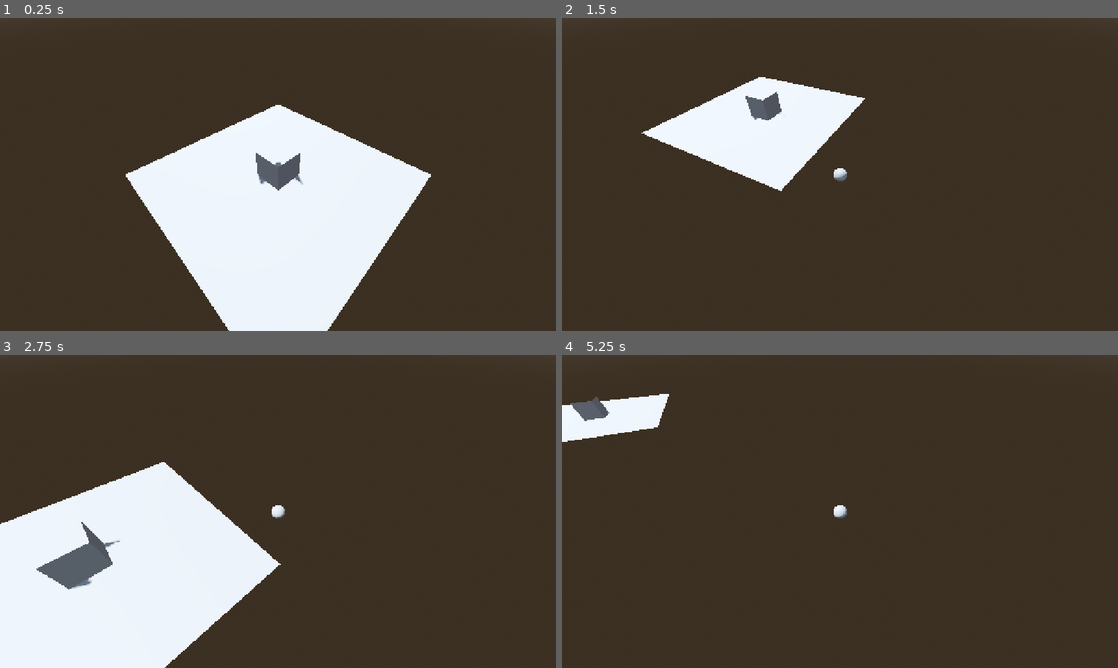
Above: before the commit, frames 1-4 (two rows, left to right).
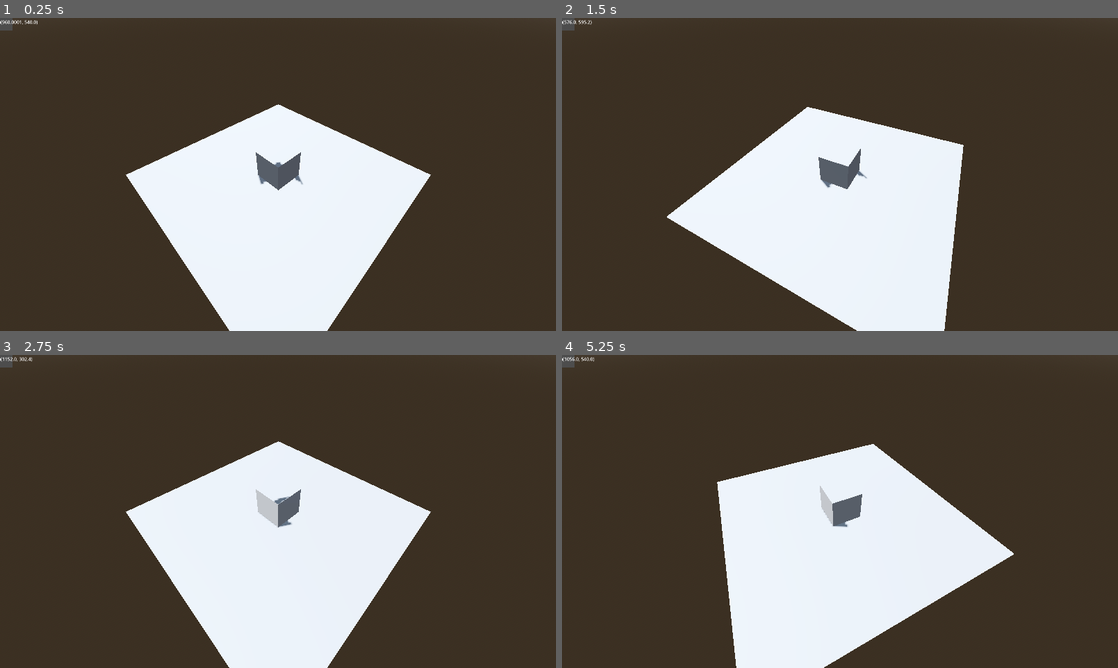
Above: after the commit, the same moments.

Repository: fossyman/Project_EscapeRoom
Game: Godot game, scene res://Scenes/MainScene.tscn
The game is run twice, just before and just after one commit, with the same random seed, the same clock (stepped at 60 frames per second) and the same inputs. The engine's default icon, where the game draws it, is replaced by a stand-in: a white triangle on a blue panel in a dark square.
Inputs (mouse positions are in pixels of both pictures, inside the frame that each line leads up to):
- Up to frame 1 (0.25 s): no input
- Up to frame 2 (1.5 s): tap Enter at 0.5 s; move the mouse to (962, 158) at 0.52 s; tap Q (rotate_camera_left) at 0.6 s; click (962, 158) at 0.67 s; move the mouse to (728, 190) at 1.27 s; tap E (rotate_camera_right) at 1.35 s; click (728, 190) at 1.42 s
- Up to frame 3 (2.75 s): move the mouse to (333, 442) at 2.02 s; tap Q (rotate_camera_left) at 2.1 s; click (333, 442) at 2.17 s
- Up to frame 4 (5.25 s): move the mouse to (812, 574) at 2.77 s; tap E (rotate_camera_right) at 2.85, 4.35 s; click (812, 574) at 2.92 s; move the mouse to (1006, 558) at 3.52 s; tap Q (rotate_camera_left) at 3.6, 5.1 s; click (1006, 558) at 3.67 s; move the mouse to (673, 464) at 4.27 s; click (673, 464) at 4.42 s; move the mouse to (867, 511) at 5.02 s; click (867, 511) at 5.17 s

The runs differ from the first frame. In frame 1, 0.3% of the frame differs, in the area x 0-78%, y 0-100%; in frame 2, 27%; in frame 3, 35%; in frame 4, 27%.

Commit message:
Fixed camera broken on higher res monitors.

Diff:
--- a/Scenes/Roots/ROOT_Gameplay.tscn
+++ b/Scenes/Roots/ROOT_Gameplay.tscn
@@ -55,22 +55,21 @@
 
 [node name="CONSTANT" type="Node" parent="."]
 
-[node name="CameraOrigin" type="Node3D" parent="CONSTANT" node_paths=PackedStringArray("CameraPositionRoot", "CameraHolder", "Camera")]
+[node name="CameraOrigin" type="Node3D" parent="CONSTANT" node_paths=PackedStringArray("CameraPositionRoot", "CameraHolder", "Camera", "MousePositionText", "ShouldMoveText")]
 transform = Transform3D(0.707107, 0, -0.707107, 0, 1, 0, 0.707107, 0, 0.707107, 0, 0, 0)
 script = ExtResource("1_y3unb")
 CameraPositionRoot = NodePath("CameraPosRoot")
 CameraHolder = NodePath("CameraPosRoot/CameraHolder")
 Camera = NodePath("CameraPosRoot/CameraHolder/Node3D/Camera3D")
+MousePositionText = NodePath("../../Control/MousePositionDebug")
+ShouldMoveText = NodePath("../../Control/ShouldMoveDebug")
 
 [node name="MeshInstance3D" type="MeshInstance3D" parent="CONSTANT/CameraOrigin"]
-transform = Transform3D(1, 0, 0, 0, 1, 0, 0, 0, 1, 0, 0, 0)
 mesh = SubResource("SphereMesh_cy1kc")
 
 [node name="CameraPosRoot" type="Node3D" parent="CONSTANT/CameraOrigin"]
-transform = Transform3D(1, 0, 0, 0, 1, 0, 0, 0, 1, 0, 0, 0)
 
 [node name="CameraHolder" type="Node3D" parent="CONSTANT/CameraOrigin/CameraPosRoot"]
-transform = Transform3D(1, 0, 0, 0, 1, 0, 0, 0, 1, 0, 0, 0)
 
 [node name="Node3D" type="Node3D" parent="CONSTANT/CameraOrigin/CameraPosRoot/CameraHolder"]
 
@@ -136,3 +135,29 @@
 grow_horizontal = 0
 grow_vertical = 2
 pivot_offset = Vector2(70, 0)
+
+[node name="SubViewportContainer" type="SubViewportContainer" parent="CONSTANT"]
+offset_right = 40.0
+offset_bottom = 40.0
+
+[node name="SubViewport" type="SubViewport" parent="CONSTANT/SubViewportContainer"]
+size = Vector2i(40, 40)
+
+[node name="Control" type="Control" parent="."]
+layout_mode = 3
+anchors_preset = 15
+anchor_right = 1.0
+anchor_bottom = 1.0
+grow_horizontal = 2
+grow_vertical = 2
+
+[node name="MousePositionDebug" type="RichTextLabel" parent="Control"]
+layout_mode = 0
+offset_right = 584.0
+offset_bottom = 146.0
+
+[node name="ShouldMoveDebug" type="RichTextLabel" parent="Control"]
+layout_mode = 0
+offset_top = 187.0
+offset_right = 584.0
+offset_bottom = 333.0
--- a/Src/SCR_CameraController.gd
+++ b/Src/SCR_CameraController.gd
@@ -7,7 +7,7 @@
 var TargetPosition:Vector3 = Vector3.ZERO
 var TargetRotation:Vector3 = Vector3(0,-45,0)
 
-var viewport_size = Vector2(1280,720)
+var viewport_size = Vector2(3838,2158)
 var viewport:Viewport
 
 var CurrentScroll:float = 0.0
@@ -17,13 +17,18 @@
 @export var CameraHolder:Node3D
 @export var Camera:Node3D
 
+var window_size = DisplayServer.window_get_size()
+
 var delta:float
 
+@export var MousePositionText:RichTextLabel
+@export var ShouldMoveText:RichTextLabel
 # Called when the node enters the scene tree for the first time.
 func _ready() -> void:
 	Input.mouse_mode = Input.MOUSE_MODE_CONFINED
 	viewport = get_viewport()
-	viewport_size = get_viewport().size
+	viewport_size = viewport.get_visible_rect().size
+	print(viewport_size)
 	pass # Replace with function body.
 
 
@@ -33,24 +38,30 @@
 	CameraHolder.position = lerp(CameraHolder.position,Vector3(0,-CurrentScroll*1.5,-CurrentScroll* 0.5),LerpSpeed*delta)
 
 	CameraHolder.rotation_degrees.x = lerp(CameraHolder.rotation_degrees.x,-CurrentScroll * 8, LerpSpeed * delta)
-
 	var local_mouse_pos = viewport.get_mouse_position()
+	MousePositionText.text = str(local_mouse_pos)
+	print(viewport_size.x)
 	if local_mouse_pos.x < threshold:
 		#TargetPosition.z -= step
 		#TargetPosition.x -= step
 		TargetPosition -= Camera.global_basis.x * step
+		ShouldMoveText.text = "TRUE L"
 	elif local_mouse_pos.x > viewport_size.x - threshold:
 		#TargetPosition.z += step
 		#TargetPosition.x += step
 		TargetPosition += Camera.global_basis.x * step
+		ShouldMoveText.text = "TRUE R"
+
 	if local_mouse_pos.y < threshold:
 		#TargetPosition.x += step
 		#TargetPosition.z -= step
 		TargetPosition -= global_basis.z * step
-	elif local_mouse_pos.y > viewport_size.y - threshold:
+		ShouldMoveText.text = "TRUE U"
+	if local_mouse_pos.y > viewport_size.y - threshold:
 		#TargetPosition.x -= step
 		#TargetPosition.z += step
 		TargetPosition += global_basis.z * step
+		ShouldMoveText.text = "TRUE D"
 
 	global_position = lerp(global_position, TargetPosition, LerpSpeed * delta)
 
--- a/project.godot
+++ b/project.godot
@@ -17,9 +17,10 @@
 
 [display]
 
-window/size/viewport_width=1280
-window/size/viewport_height=720
-window/stretch/mode="canvas_items"
+window/size/viewport_width=1920
+window/size/viewport_height=1080
+window/size/mode=3
+window/stretch/mode="viewport"
 
 [input]
 
